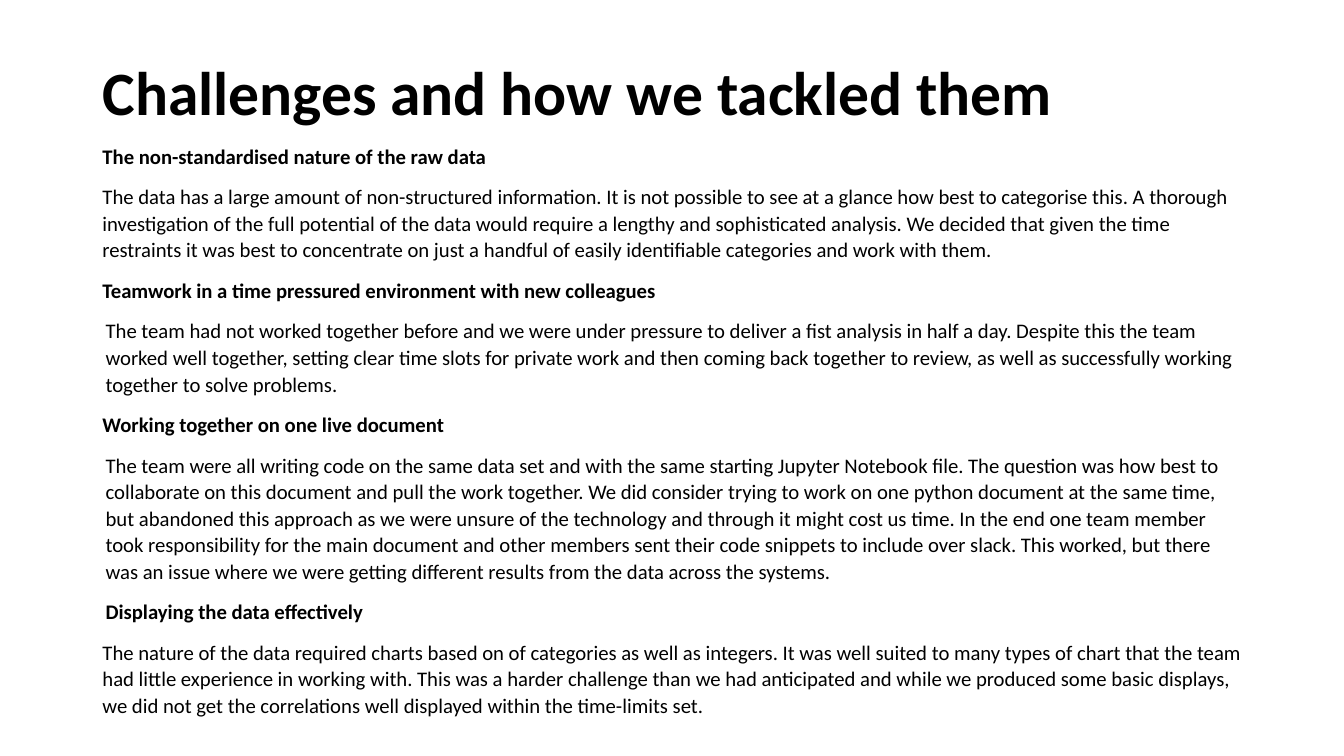
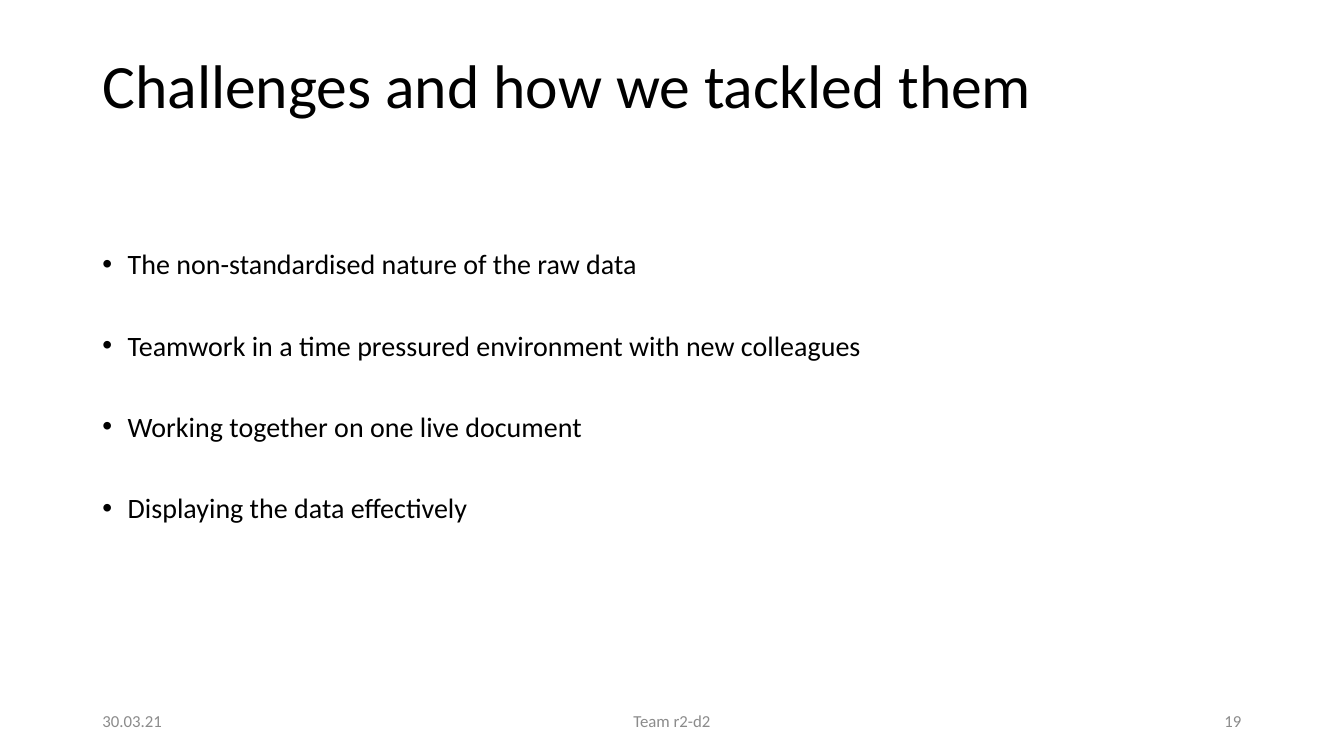
Before and after one commit to JosephineBiedermann/GroupProject1, a slide deck: slide 19 of Project1Presentation.pptx (slide 14 before the commit). Drawn at 1344x756 pixels with LibreOffice and Linux fonts; fonts in the diff are those of the drawing. Boxes give left, top, right and bottom in pixels: in the first picture for what was removed or moved away, otherwise in the second. Text is boxed around its words. In the diff, an @@ line names an element or a change of style, - is before the commit and + after.

```diff
--- a/Project1Presentation.pptx
+++ b/Project1Presentation.pptx
@@ title "Challenges and how we tackled ..." at box(102, 65, 1031, 119): bold off; line spacing 1.07 to 0.9; less space between paragraphs @@
@@ text "The non-standardised nature of the ...": place and size @@
-text "The non-standardised nature of the ..." at box(102, 149, 1240, 717)
+text "The non-standardised nature of the ..." at box(128, 254, 860, 523)
@@ text "The non-standardised nature of the ..." at box(128, 254, 860, 523): size 14.8 to 20 pt, bold off; bullet none to •; line spacing 1.07 to 2 @@
@@ text at box(102, 189, 1227, 261): paragraph removed @@
-The data has a large amount of non-structured information. It is not possible to see at a glance how best to categorise this. A thorough investigation of the full potential of the data would require a lengthy and sophisticated analysis. We decided that given the time restraints it was best to concentrate on just a handful of easily identifiable categories and work with them.
@@ text at box(106, 323, 1232, 396): paragraph removed @@
-The team had not worked together before and we were under pressure to deliver a fist analysis in half a day. Despite this the team worked well together, setting clear time slots for private work and then coming back together to review, as well as successfully working together to solve problems.
@@ text at box(106, 458, 1219, 583): paragraph removed @@
-The team were all writing code on the same data set and with the same starting Jupyter Notebook file. The question was how best to collaborate on this document and pull the work together. We did consider trying to work on one python document at the same time, but abandoned this approach as we were unsure of the technology and through it might cost us time. In the end one team member took responsibility for the main document and other members sent their code snippets to include over slack. This worked, but there was an issue where we were getting different results from the data across the systems.
@@ text at box(102, 645, 1240, 717): paragraph removed @@
-The nature of the data required charts based on of categories as well as integers. It was well suited to many types of chart that the team had little experience in working with. This was a harder challenge than we had anticipated and while we produced some basic displays, we did not get the correlations well displayed within the time-limits set.
@@ text added at box(102, 716, 161, 727), 12 pt, text #8C8C8C @@
+30.03.21
@@ text added at box(633, 715, 711, 727), 12 pt, text #8C8C8C @@
+Team r2-d2
@@ page number added at box(1224, 716, 1241, 727), 12 pt, text #8C8C8C @@
+19
```
Also in this commit, not shown: 13 other slides changed, 6 slides added, 1 slide removed.
